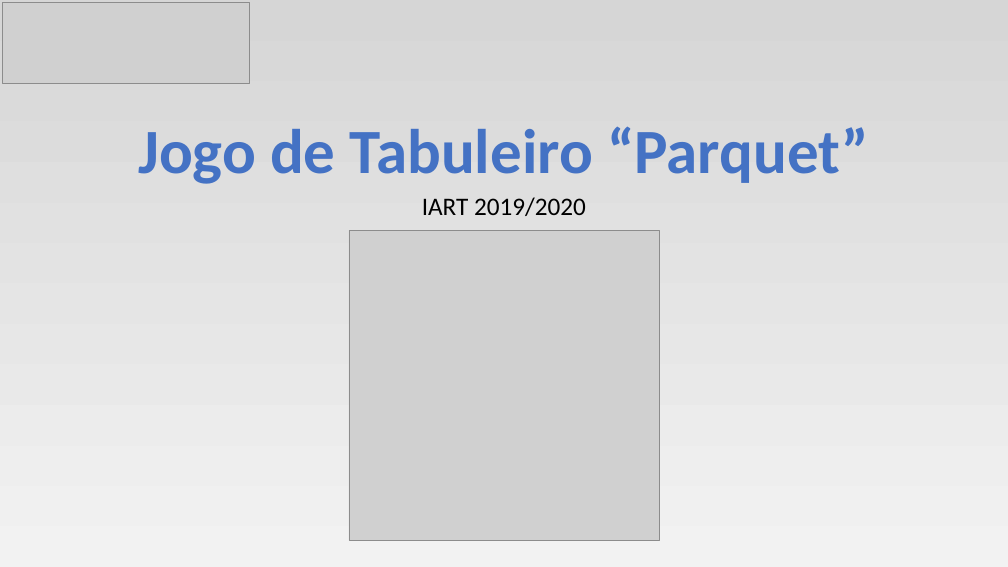
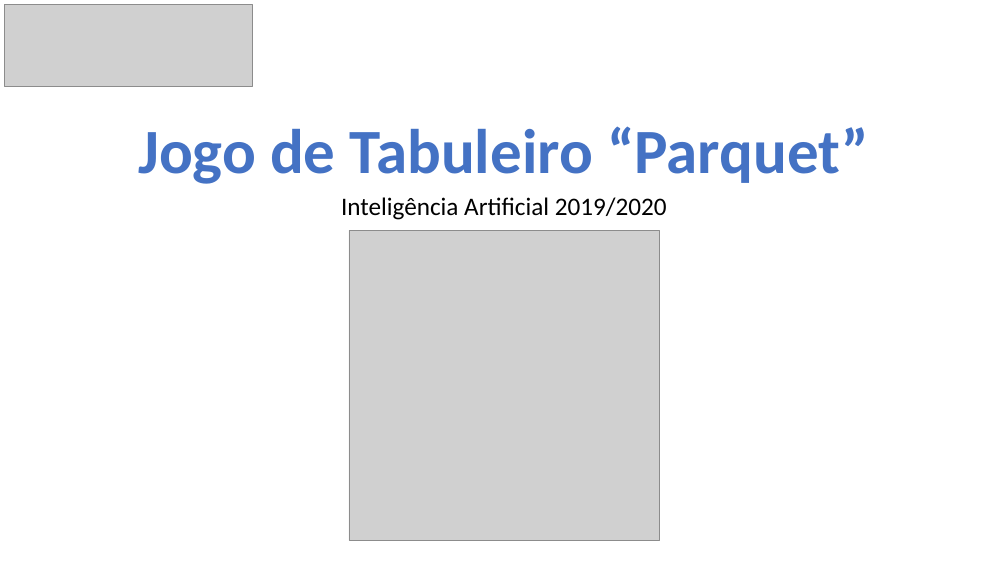
Before and after one commit to DiogoOliveiraReis/FEUP-IART, a slide deck: slide 1 of doc/Checkpoint.pptx. Drawn at 1008x567 pixels with LibreOffice and Linux fonts; fonts in the diff are those of the drawing; grey boxes stand for pictures. Boxes give left, top, right and bottom in pixels: in the first picture for what was removed or moved away, otherwise in the second. Text is boxed around its words. In the diff, an @@ line names an element or a change of style, - is before the commit and + after.

```diff
--- a/doc/Checkpoint.pptx
+++ b/doc/Checkpoint.pptx
@@ background gradient #D7D7D7 to #F2F2F2 to #FFFFFF @@
@@ subtitle at box(341, 197, 667, 220): text changed @@
-IART 2019/2020
+Inteligência Artificial 2019/2020
```
Also in this commit, not shown: 4 other slides changed, 5 other files.
